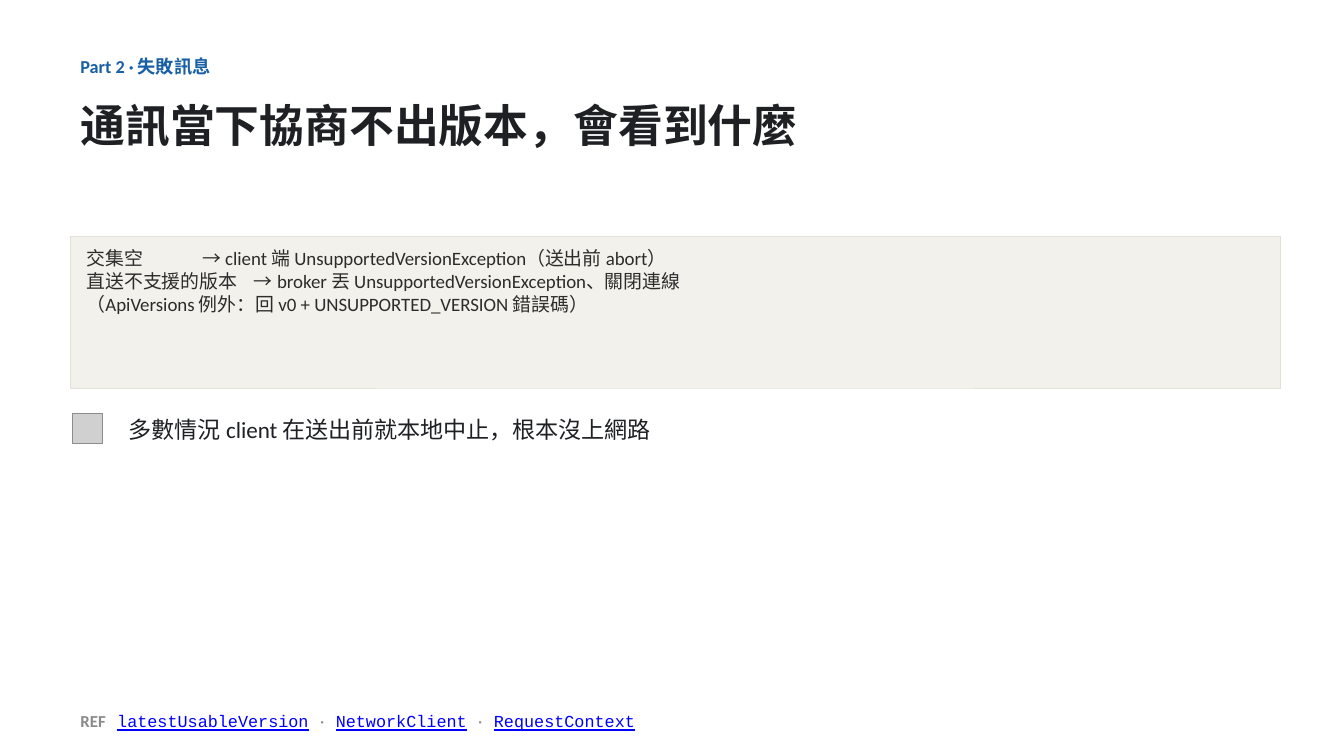
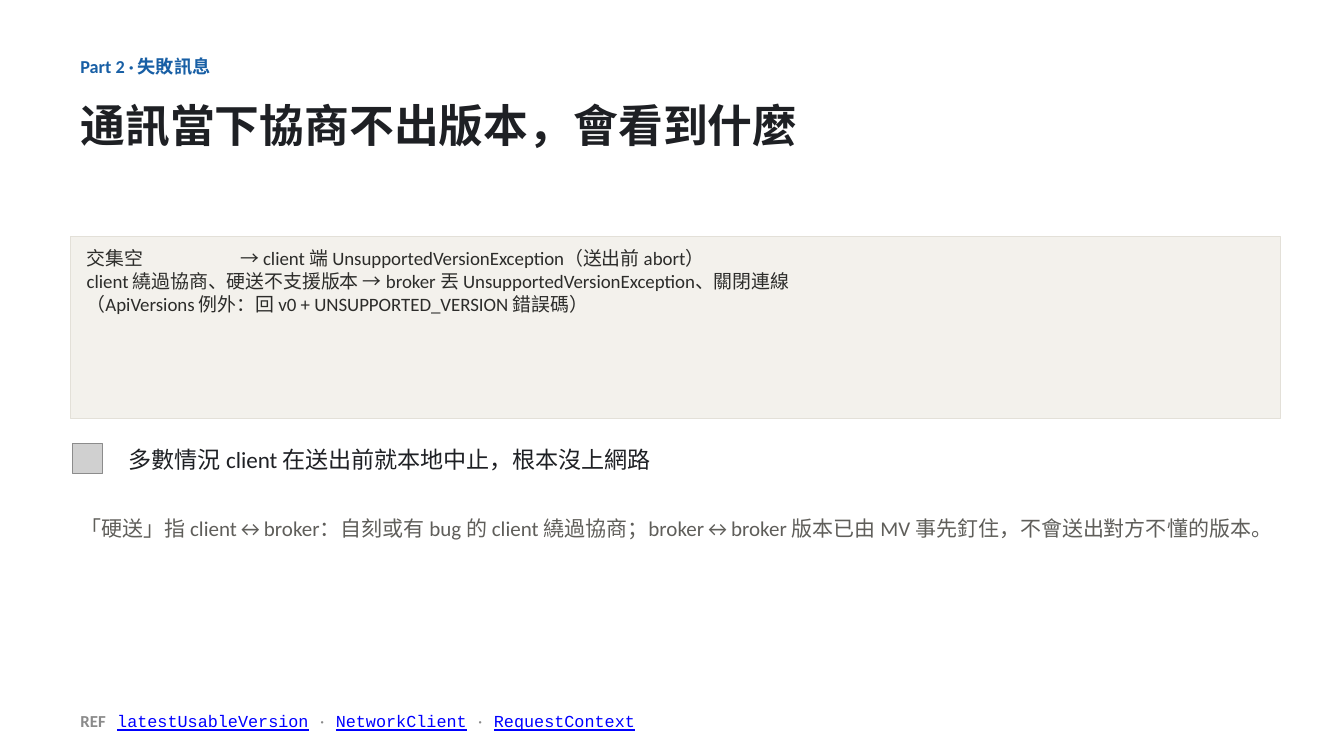
Before and after one commit to unknowntpo/kafka, a slide deck: slide 12 of study/version-control/kafka-version-negotiation.pptx. Drawn at 1344x756 pixels with LibreOffice and Linux fonts; fonts in the diff are those of the drawing; grey boxes stand for pictures. Boxes give left, top, right and bottom in pixels: in the first picture for what was removed or moved away, otherwise in the second. Text is boxed around its words. In the diff, an @@ line names an element or a change of style, - is before the commit and + after.

Commit message:
study(version-control): 套用 Eric review（點題補 compat 對照、代價頁補測試矩陣/handler、架構(a) MV ref、舉例 SVG 修版、失敗訊息澄清 client 側）

```diff
--- a/study/version-control/kafka-version-negotiation.pptx
+++ b/study/version-control/kafka-version-negotiation.pptx
@@ rectangle "交集空 → client 端 UnsupportedVersionException（送出前 ...": place and size @@
-rectangle "交集空 → client 端 UnsupportedVersionException（送出前 ..." at [71, 237, 1280, 388]
+rectangle "交集空 → client 端 UnsupportedVersionException（送出前 ..." at [71, 237, 1280, 418]
@@ text in rectangle at [87, 272, 789, 291]: text changed @@
-直送不支援的版本 → broker 丟 UnsupportedVersionException、關閉連線
+client 繞過協商、硬送不支援版本 → broker 丟 UnsupportedVersionException、關閉連線
@@ picture: place and size @@
-picture at [73, 413, 103, 444]
+picture at [73, 444, 103, 474]
@@ text "多數情況 client 在送出前就本地中止，根本沒上網路": place and size @@
-text "多數情況 client 在送出前就本地中止，根本沒上網路" at [129, 418, 651, 441]
+text "多數情況 client 在送出前就本地中止，根本沒上網路" at [129, 448, 651, 471]
@@ text added at [80, 518, 1272, 540], 15 pt, text #5F5E5A @@
+「硬送」指 client↔broker：自刻或有 bug 的 client 繞過協商；broker↔broker 版本已由 MV 事先釘住，不會送出對方不懂的版本。
```
Also in this commit, not shown: 4 other slides changed, 3 other files.
